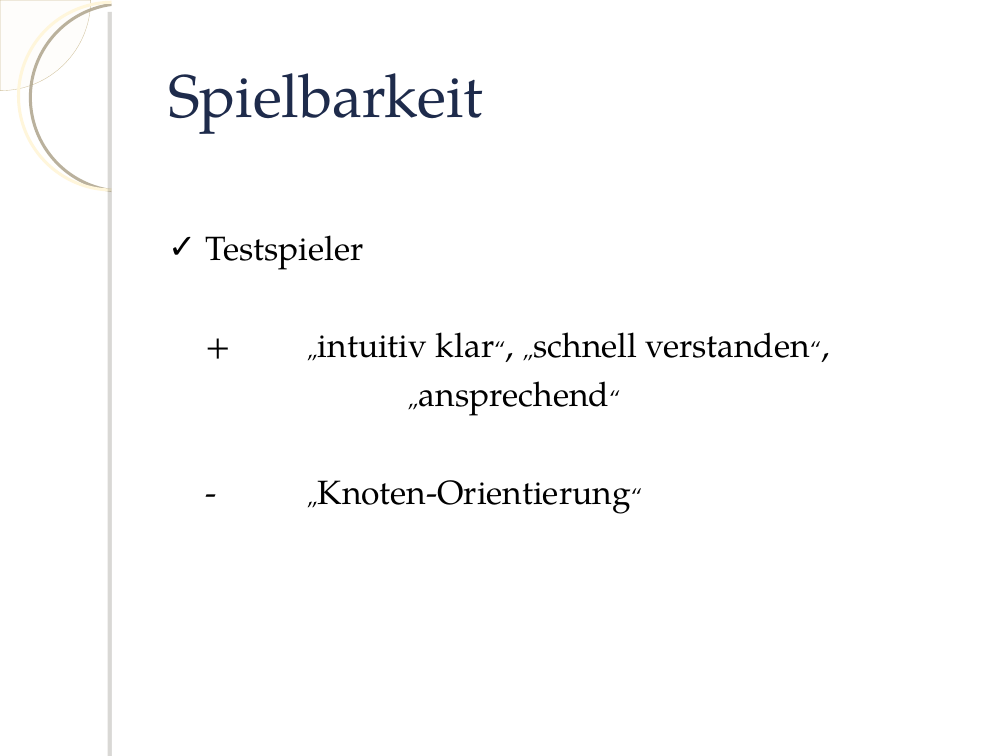
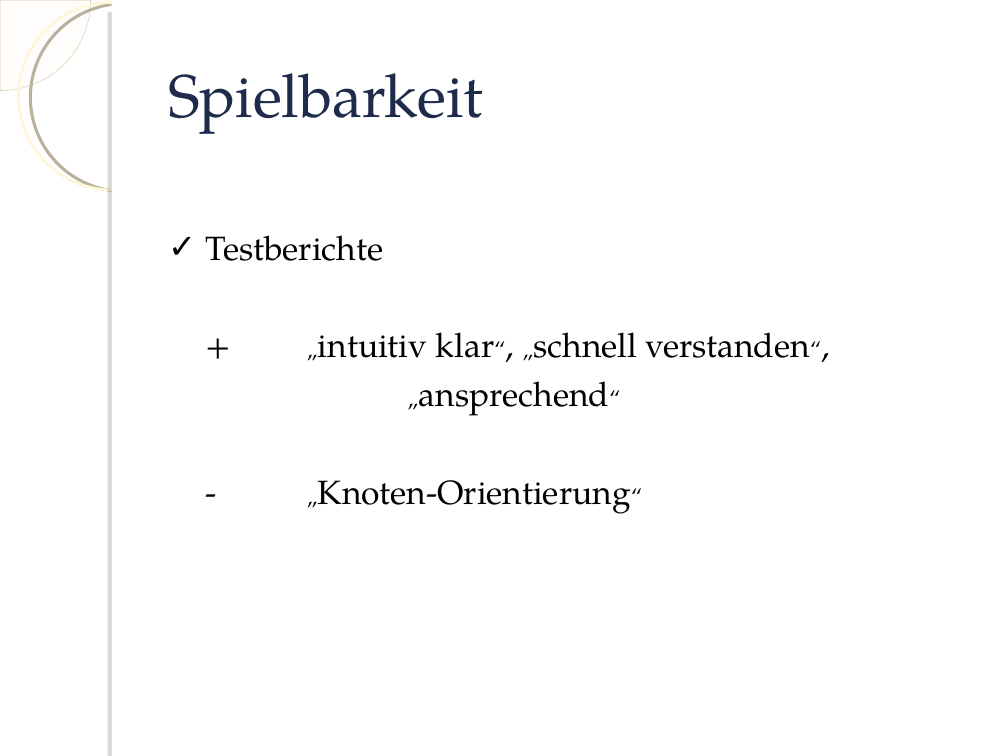
Before and after one commit to knot3/knot3-qualitaetssicherung, a slide deck: slide 8 of Praesentation/Praesentation.ppt. Drawn at 1008x756 pixels with LibreOffice and Linux fonts; fonts in the diff are those of the drawing; background and template pictures are left out. Boxes give left, top, right and bottom in pixels: in the first picture for what was removed or moved away, otherwise in the second. Text is boxed around its words. In the diff, an @@ line names an element or a change of style, - is before the commit and + after.

```diff
--- a/Praesentation/Praesentation.ppt
+++ b/Praesentation/Praesentation.ppt
@@ text at <box>206,235,383,261</box>: text changed @@
-✓ Testspieler
+✓ Testberichte
```
Also in this commit, not shown: 2 slides added, 1 slide removed.
